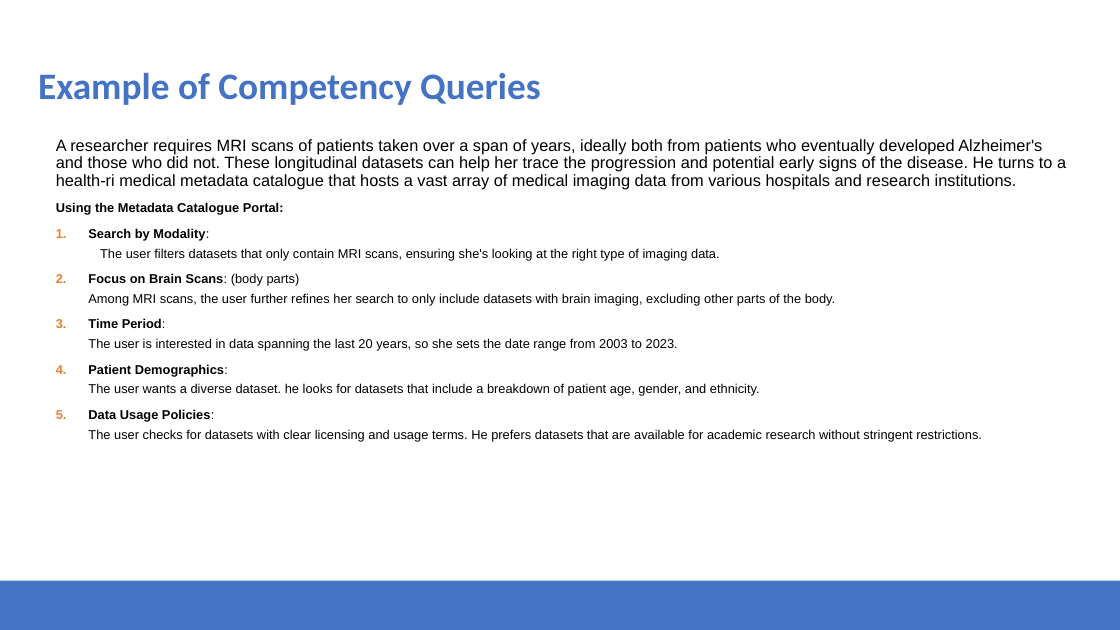
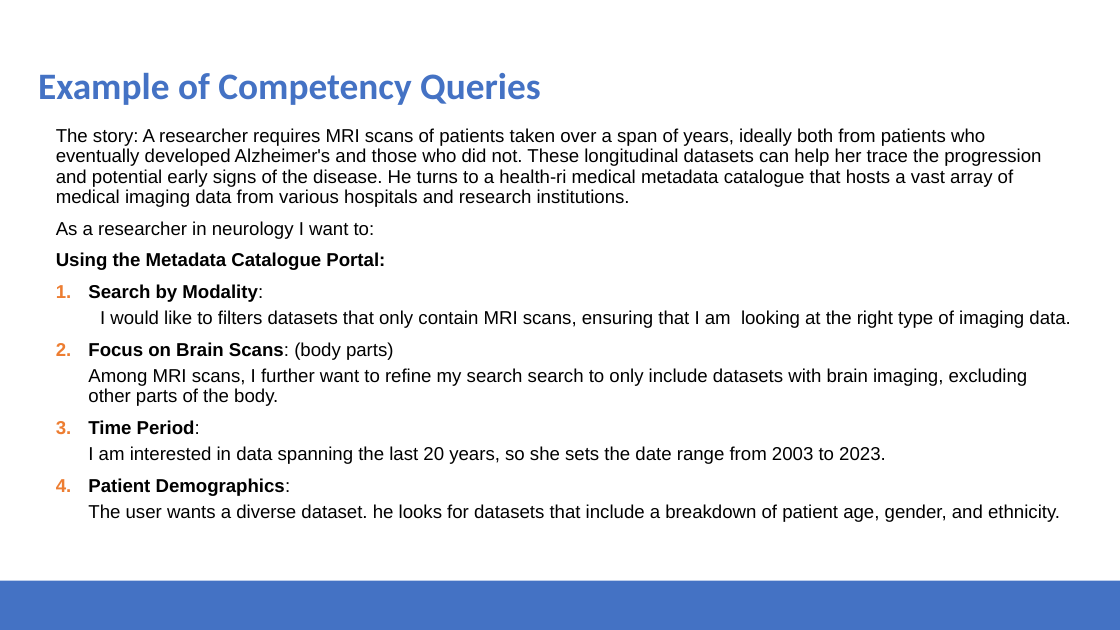
Before and after one commit to Health-RI/health-ri-metadata, a slide deck: slide 17 of Presentations/31082023HRI_Metadata_Schema_ImagingGroup_KickOff.pptx. Drawn at 1120x630 pixels with LibreOffice and Linux fonts; fonts in the diff are those of the drawing; background and template pictures are left out. Boxes give left, top, right and bottom in pixels: in the first picture for what was removed or moved away, otherwise in the second. Text is boxed around its words. In the diff, an @@ line names an element or a change of style, - is before the commit and + after.

Commit message:
update

```diff
--- a/Presentations/31082023HRI_Metadata_Schema_ImagingGroup_KickOff.pptx
+++ b/Presentations/31082023HRI_Metadata_Schema_ImagingGroup_KickOff.pptx
@@ text "The story: A researcher requires ...": place and size @@
-text "The story: A researcher requires ..." at (56, 139, 1066, 441)
+text "The story: A researcher requires ..." at (56, 128, 1070, 522)
@@ text at (56, 128, 1041, 239): text changed; size 14 to 16 pt @@
-A researcher requires MRI scans of patients taken over a span of years, ideally both from patients who eventually developed Alzheimer's and those who did not. These longitudinal datasets can help her trace the progression and potential early signs of the disease. He turns to a health-ri medical metadata catalogue that hosts a vast array of medical imaging data from various hospitals and research institutions.
+The story: A researcher requires MRI scans of patients taken over a span of years, ideally both from patients who eventually developed Alzheimer's and those who did not. These longitudinal datasets can help her trace the progression and potential early signs of the disease. He turns to a health-ri medical metadata catalogue that hosts a vast array of medical imaging data from various hospitals and research institutions.
+As a researcher in neurology I want to:
@@ text at (56, 252, 1060, 522): size 11 to 16 pt in "Using the Metadata Catalogue Portal:", "Search by Modality:", "Focus on Brain Scans: (body parts)", "Time Period:" and 2 more places @@
@@ text at (100, 310, 1070, 328): text changed; size 11 to 16 pt @@
-  The user filters datasets that only contain MRI scans, ensuring she's looking at the right type of imaging data.
+  I would like to filters datasets that only contain MRI scans, ensuring that I am looking at the right type of imaging data.
@@ text at (88, 368, 1028, 406): text changed; size 11 to 16 pt @@
-  Among MRI scans, the user further refines her search to only include datasets with brain imaging, excluding other parts of the body.
+  Among MRI scans, I further want to refine my search search to only include datasets with brain imaging, excluding other parts of the body.
@@ text at (88, 409, 982, 441): paragraphs removed @@
-5. Data Usage Policies:
-  The user checks for datasets with clear licensing and usage terms. He prefers datasets that are available for academic research without stringent restrictions.
@@ text at (88, 446, 886, 464): text changed; size 11 to 16 pt @@
-  The user is interested in data spanning the last 20 years, so she sets the date range from 2003 to 2023.
+  I am interested in data spanning the last 20 years, so she sets the date range from 2003 to 2023.
```
Also in this commit, not shown: 4 other slides changed.
